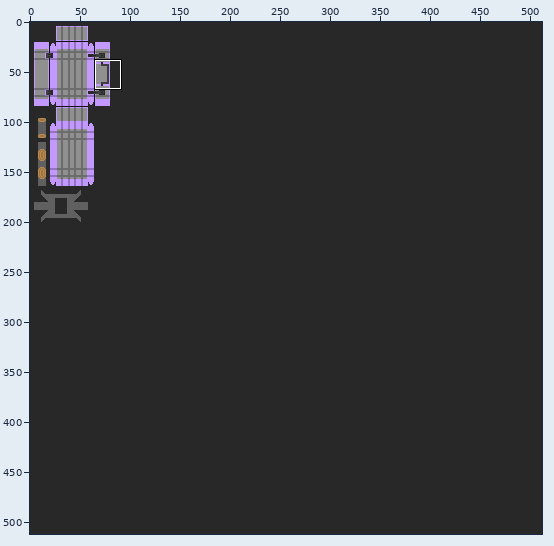
Pixel-art file -- exegesis_vrc_avatars/Assets/_exegesis/ncho/ncho_tex/ncho_props/ncho_props.aseprite. Above, an overview of the earlier version with the close-up marked.
Close-up. Old version:
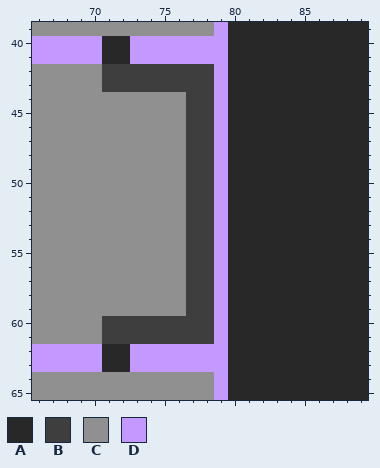
512x512 pixels, 1 frame. Shown: x 66..89, y 39..65. The commit also changed other parts of the picture, which this record leaves out.
Visible layers, top first: "albedo/arm_bracket_mag_points", "albedo/case_latches", "albedo/case_hinges", "albedo/case_seam", "albedo/case_handle", "albedo/case_ribbing" multiply, "albedo/case_edges", "albedo/case_chassis", "albedo/albedo_BG".
Palette (. is transparent): A #282828  B #3e3e3e  C #909090  D #c499ff
Pixels before, first column x 66:
39 CCCCCCCCCCCCCDAAAAAAAAAA
40 DDDDDAADDDDDDDAAAAAAAAAA
41 DDDDDAADDDDDDDAAAAAAAAAA
42 CCCCCBBBBBBBBDAAAAAAAAAA
43 CCCCCBBBBBBBBDAAAAAAAAAA
44 CCCCCCCCCCCBBDAAAAAAAAAA
45 CCCCCCCCCCCBBDAAAAAAAAAA
46 CCCCCCCCCCCBBDAAAAAAAAAA
47 CCCCCCCCCCCBBDAAAAAAAAAA
48 CCCCCCCCCCCBBDAAAAAAAAAA
49 CCCCCCCCCCCBBDAAAAAAAAAA
50 CCCCCCCCCCCBBDAAAAAAAAAA
51 CCCCCCCCCCCBBDAAAAAAAAAA
52 CCCCCCCCCCCBBDAAAAAAAAAA
53 CCCCCCCCCCCBBDAAAAAAAAAA
54 CCCCCCCCCCCBBDAAAAAAAAAA
55 CCCCCCCCCCCBBDAAAAAAAAAA
56 CCCCCCCCCCCBBDAAAAAAAAAA
57 CCCCCCCCCCCBBDAAAAAAAAAA
58 CCCCCCCCCCCBBDAAAAAAAAAA
59 CCCCCCCCCCCBBDAAAAAAAAAA
60 CCCCCBBBBBBBBDAAAAAAAAAA
61 CCCCCBBBBBBBBDAAAAAAAAAA
62 DDDDDAADDDDDDDAAAAAAAAAA
63 DDDDDAADDDDDDDAAAAAAAAAA
64 CCCCCCCCCCCCCDAAAAAAAAAA
65 CCCCCCCCCCCCCDAAAAAAAAAA
After:
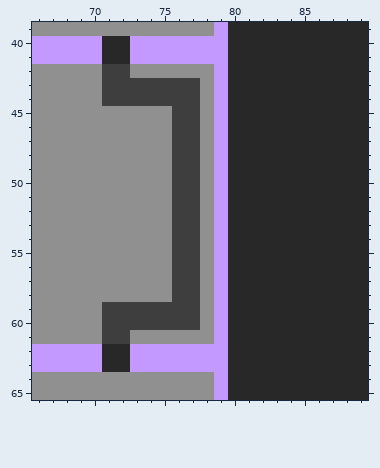
The edit:
layer "case/albedo/albedo_BG" added
layer "case/albedo/case_chassis" added
layer "case/albedo/case_handle" added
layer "albedo/albedo_BG" removed
layer "albedo/case_chassis" removed
layer "albedo/case_handle" removed
Changed rows in their new state; - is an unchanged pixel.
Layers "case/albedo/case_handle", "case/albedo/case_chassis":
first column x 71:
42 --CCCCCC
43 -------C
44 BBBBBB-C
45 -----B-C
46 -----B-C
47 -----B-C
48 -----B-C
49 -----B-C
50 -----B-C
51 -----B-C
52 -----B-C
53 -----B-C
54 -----B-C
55 -----B-C
56 -----B-C
57 -----B-C
58 -----B-C
59 BBBBBB-C
60 -------C
61 --CCCCCC
Boxes around the changes in both close-ups, in picture pixels (x1, y1, x2, y2):
changed: (102, 64, 214, 344)
